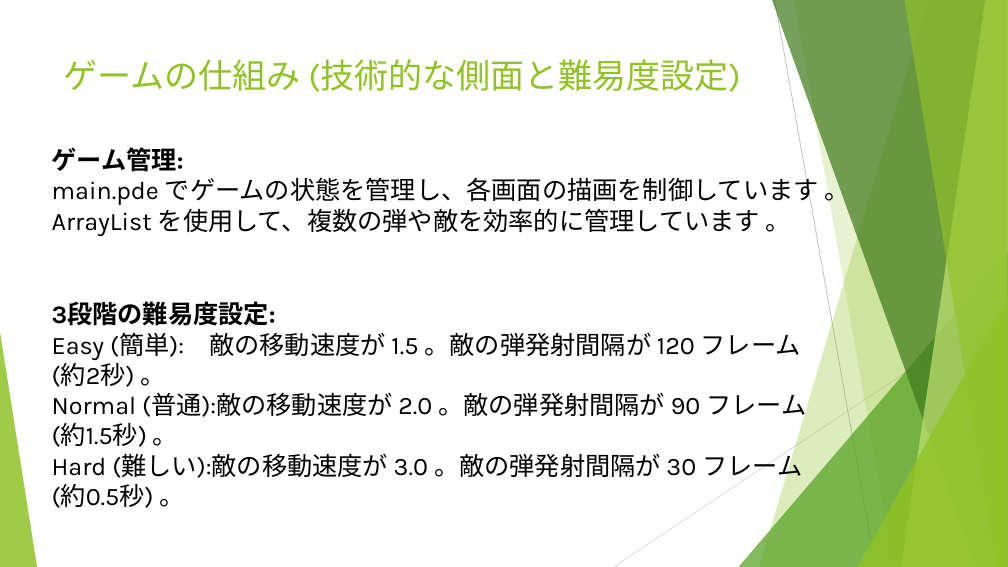
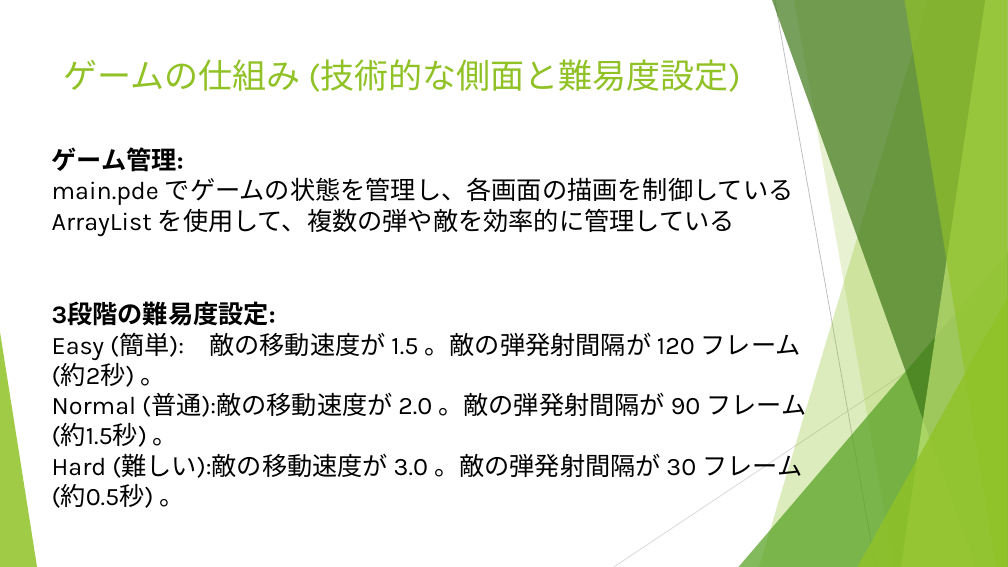
Before and after one commit to sotainooka/team07, a slide deck: slide 7 of team07 プレゼン.pptx. Drawn at 1008x567 pixels with LibreOffice and Linux fonts; fonts in the diff are those of the drawing. Boxes give left, top, right and bottom in pixels: in the first picture for what was removed or moved away, otherwise in the second. Text is boxed around its words. In the diff, an @@ line names an element or a change of style, - is before the commit and + after.

```diff
--- a/team07 プレゼン.pptx
+++ b/team07 プレゼン.pptx
@@ text at <box>52,177,794,236</box>: text changed @@
-main.pde でゲームの状態を管理し、各画面の描画を制御しています 。ArrayList を使用して、複数の弾や敵を効率的に管理しています 。
+main.pde でゲームの状態を管理し、各画面の描画を制御しているArrayList を使用して、複数の弾や敵を効率的に管理している
```
Also in this commit, not shown: 5 other slides changed, 2 other files.
